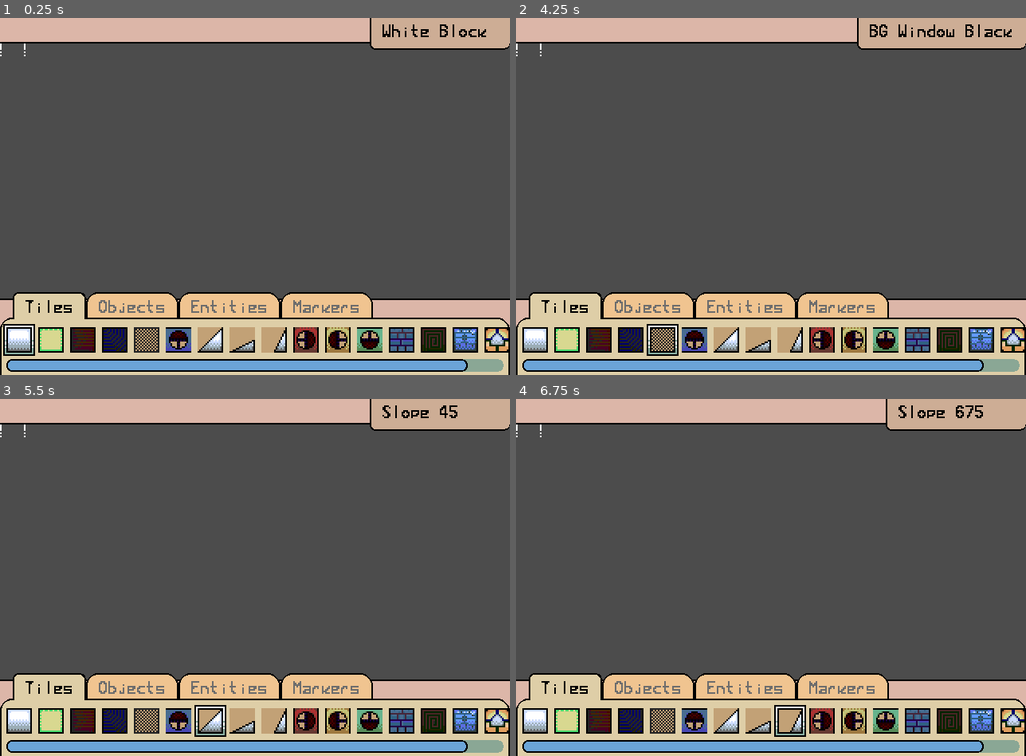
Above: before the commit, frames 1-4 (two rows, left to right).
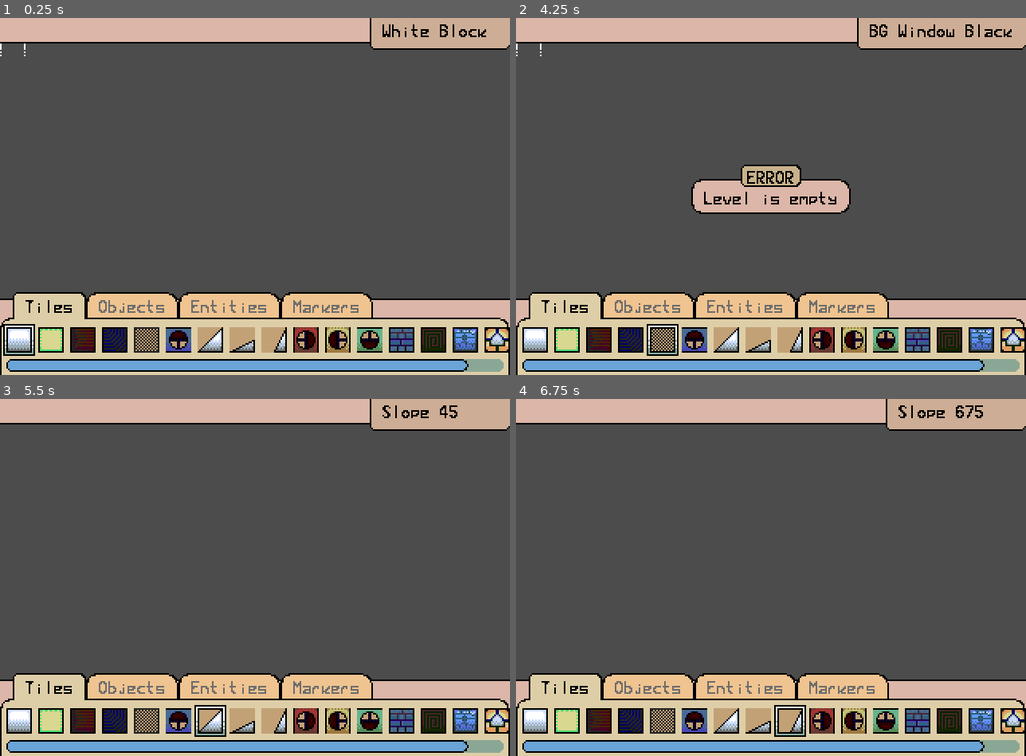
Above: after the commit, the same moments.

Repository: loopies2600/BBT
Game: Godot game, scene res://Data/Scenes/EditorScene.tscn
Same seed, same stepped clock (60 frames per second), same inputs: the game is played once before the commit and once after it.
Inputs (mouse positions are in pixels of both pictures, inside the frame that each line leads up to):
- Up to frame 1 (0.25 s): no input
- Up to frame 2 (4.25 s): tap Enter at 0.5, 2, 3.5 s; move the mouse to (536, 339) at 0.52 s; press the mouse at (536, 339) at 0.53 s; hold Right (right) 0.53-1.28 s; tap Z (jump) at 0.77, 1.52, 3.02, 3.77 s; right-click (536, 339) at 0.8 s; tap Space at 1.25, 2.75 s; move the mouse to (567, 339) at 1.27 s; release the mouse at (567, 339) at 1.28 s; hold Left (left) 1.28-2.03 s; right-click (567, 339) at 1.35 s; click (567, 339) at 1.55 s; move the mouse to (597, 339) at 2.02 s; hold Right mouse button (mouse_secondary) 2.03-2.78 s; hold Right (right) 2.03-3.53 s; tap X (attack) at 2.1 s; click (597, 339) at 2.17 s; move the mouse to (628, 339) at 2.77 s; tap Down (look_down) at 2.85 s; click (628, 339) at 3.05 s; move the mouse to (663, 339) at 3.52 s; hold Left (left) from 3.53 s (still down); hold Up (look_up) from 3.53 s (still down); click (663, 339) at 3.67 s; right-click (663, 339) at 3.8 s; tap F5 (switch_state, bound only after the commit) at 4.15 s
- Up to frame 3 (5.5 s): keep holding Left (left); move the mouse to (178, 720) at 4.27 s; release Up (look_up) at 4.28 s; click (178, 720) at 4.35 s; tap Z (jump) at 4.52 s; tap Space at 5 s; move the mouse to (209, 720) at 5.02 s; hold Right mouse button (mouse_secondary) from 5.03 s (still down); click (209, 720) at 5.17 s
- Up to frame 4 (6.75 s): move the mouse to (760, 720) at 5.77 s; release Left (left) at 5.78 s; release Right mouse button (mouse_secondary) at 5.78 s; hold Right (right) from 5.78 s (still down); tap Middle mouse button (mouse_tertiary) at 5.85 s; tap Z (jump) at 6.02 s; click (760, 720) at 6.05 s; move the mouse to (791, 720) at 6.52 s; press the mouse at (791, 720) at 6.53 s

The runs differ from the first frame. In frame 1, less than 0.1% of the frame differs, in the area x 0-100%, y 7-100%; in frame 2, 3.5%; in frame 3, less than 0.1%; in frame 4, less than 0.1%.

Commit message:
EDITOR 0.1

Diff:
--- /dev/null
+++ b/Data/Editor/Cursor.gd
@@ -0,0 +1,62 @@
+extends Sprite
+
+var canPlace := true
+
+var _undoCache := []
+var _redoCache := []
+
+var target
+
+func _process(_delta):
+	if target: texture = target.texture
+
+	if canPlace:
+		global_position = ((get_global_mouse_position() - Vector2(8, 8)) / 16).round() * 16
+
+		var cellPos := (global_position / 16).round()
+		var cacheData := Vector3(cellPos.x, cellPos.y, target.tileID)
+
+		if Input.is_action_just_pressed("mouse_main"):
+			if target.isTile:
+				if get_parent().get_node("LevelLayout").get_cellv(cellPos) != target.tileID:
+					_undoCache.append(cacheData)
+					get_parent().get_node("LevelLayout").set_cellv(cellPos, target.tileID)
+			else:
+				var instance = target.itemScene.instance()
+
+				if target.singleInstance:
+					var exists = get_parent().get_node("LevelLayout").get_node(instance.name)
+					if exists: exists.queue_free()
+					yield(get_tree(), "idle_frame")
+
+				instance.add_to_group("Instances")
+
+				get_parent().get_node("LevelLayout").add_child(instance)
+				instance.owner = get_parent().get_node("LevelLayout")
+
+				instance.global_position = cellPos * 16
+
+		if Input.is_action_just_pressed("mouse_secondary"):
+			if target.isTile:
+				if get_parent().get_node("LevelLayout").get_cellv(cellPos) != -1:
+					_redoCache.append(Vector3(cacheData.x, cacheData.y, get_parent().get_node("LevelLayout").get_cellv(cellPos)))
+					get_parent().get_node("LevelLayout").set_cellv(cellPos, -1)
+			else:
+				for c in get_tree().get_nodes_in_group("Instances"):
+					if (c.global_position / 16).round() == cellPos:
+						c.queue_free()
+
+func _input(event):
+	if event.is_action_pressed("undo"):
+		if _undoCache:
+			var data = _undoCache.pop_back()
+			_redoCache.append(data)
+
+			get_parent().get_node("LevelLayout").set_cell(data.x, data.y, -1)
+
+	if event.is_action_pressed("redo"):
+		if _redoCache:
+			var data = _redoCache.pop_back()
+			_undoCache.append(data)
+
+			get_parent().get_node("LevelLayout").set_cell(data.x, data.y, data.z)
--- a/Data/Editor/EditorItem.gd
+++ b/Data/Editor/EditorItem.gd
@@ -3,14 +3,14 @@
 export (bool) var isTile = true
 export (String) var itemName
 export (PackedScene) var itemScene
+export (bool) var singleInstance = false
 
 onready var border := $Border
-onready var editor = get_parent().get_parent().get_parent().get_parent().get_parent().get_parent().get_parent().get_parent()
+onready var editor = get_tree().get_nodes_in_group("Editor")[0]
 
 var cursor : Sprite
 
 var tileID := 0
-
 var selected := false
 
 func _ready():
@@ -18,7 +18,7 @@
 
 	var _unused = connect("gui_input", self, "_itemClick")
 
-	if selected: cursor.texture = texture
+	if selected: cursor.target = self
 
 func _process(_delta):
 	border.visible = selected
@@ -26,16 +26,12 @@
 func _itemClick(event):
 	if event is InputEvent:
 		if event.is_action_pressed("mouse_main"):
-			for i in editor.tilesTab.get_children():
-				i.selected = false
+			var containers = get_parent().get_parent().get_parent().get_parent().get_parent().containers
+
+			for c in containers:
+				for i in c.get_children():
+					i.selected = false
 
 			selected = true
-			cursor.isTile = isTile
 
-			if isTile:
-				cursor.tileID = tileID
-			else:
-				cursor.itemName = itemName
-				cursor.itemScene = itemScene
-
-			cursor.texture = texture
+			cursor.target = self
--- a/Data/Editor/EditorObjects.tscn
+++ b/Data/Editor/EditorObjects.tscn
@@ -1,10 +1,11 @@
-[gd_scene load_steps=9 format=2]
+[gd_scene load_steps=10 format=2]
 
 [ext_resource path="res://Data/UI/EditorTheme.tres" type="Theme" id=1]
 [ext_resource path="res://Data/Editor/AntiCursor.gd" type="Script" id=2]
 [ext_resource path="res://Sprites/Player/BB.png" type="Texture" id=3]
 [ext_resource path="res://Data/Editor/EditorItem.tscn" type="PackedScene" id=4]
 [ext_resource path="res://Data/Editor/TabContainer.gd" type="Script" id=5]
+[ext_resource path="res://Data/Object/SpawnPoint.tscn" type="PackedScene" id=6]
 
 [sub_resource type="StyleBoxFlat" id=2]
 content_margin_left = 0.0
@@ -70,7 +71,6 @@
 }
 
 [node name="Tiles" type="Tabs" parent="TabContainer"]
-visible = false
 anchor_right = 1.0
 anchor_bottom = 1.0
 margin_left = 4.0
@@ -146,6 +146,7 @@
 script = ExtResource( 2 )
 
 [node name="Markers" type="Tabs" parent="TabContainer"]
+visible = false
 anchor_right = 1.0
 anchor_bottom = 1.0
 margin_left = 4.0
@@ -177,3 +178,5 @@
 texture = SubResource( 3 )
 isTile = false
 itemName = "Bennett Spawn"
+itemScene = ExtResource( 6 )
+singleInstance = true
--- /dev/null
+++ b/Data/Editor/Message.gd
@@ -0,0 +1,16 @@
+extends Control
+
+onready var desc = $CenterContainer/Description
+
+func _ready():
+	get_tree().get_nodes_in_group("Cursor")[0].canPlace = false
+
+func _input(event):
+	if event.is_pressed():
+		hide()
+
+		yield(get_tree(), "idle_frame")
+		yield(get_tree(), "idle_frame")
+
+		get_tree().get_nodes_in_group("Cursor")[0].canPlace = true
+		queue_free()
--- /dev/null
+++ b/Data/Editor/Message.tscn
@@ -0,0 +1,87 @@
+[gd_scene load_steps=5 format=2]
+
+[ext_resource path="res://Sprites/Font/Editor.tres" type="BitmapFont" id=1]
+[ext_resource path="res://Data/Editor/Message.gd" type="Script" id=2]
+
+[sub_resource type="StyleBoxFlat" id=1]
+content_margin_left = 8.0
+content_margin_right = 8.0
+content_margin_top = 8.0
+content_margin_bottom = 8.0
+bg_color = Color( 0.862745, 0.713726, 0.658824, 1 )
+border_width_left = 1
+border_width_top = 1
+border_width_right = 1
+border_width_bottom = 1
+border_color = Color( 0, 0, 0, 1 )
+corner_radius_top_left = 8
+corner_radius_top_right = 8
+corner_radius_bottom_right = 8
+corner_radius_bottom_left = 8
+anti_aliasing = false
+anti_aliasing_size = 0.01
+
+[sub_resource type="StyleBoxFlat" id=2]
+content_margin_left = 4.0
+content_margin_right = 4.0
+content_margin_top = 4.0
+content_margin_bottom = 4.0
+bg_color = Color( 0.784314, 0.698039, 0.545098, 1 )
+border_width_left = 1
+border_width_top = 1
+border_width_right = 1
+border_width_bottom = 1
+border_color = Color( 0, 0, 0, 1 )
+corner_radius_top_left = 4
+corner_radius_top_right = 4
+corner_radius_bottom_right = 4
+corner_radius_bottom_left = 4
+anti_aliasing = false
+anti_aliasing_size = 0.01
+
+[node name="Message" type="Control"]
+anchor_right = 1.0
+anchor_bottom = 1.0
+rect_pivot_offset = Vector2( -192, -87 )
+script = ExtResource( 2 )
+__meta__ = {
+"_edit_use_anchors_": false
+}
+
+[node name="CenterContainer" type="CenterContainer" parent="."]
+anchor_right = 1.0
+anchor_bottom = 1.0
+__meta__ = {
+"_edit_use_anchors_": false
+}
+
+[node name="Description" type="Label" parent="CenterContainer"]
+margin_left = 137.0
+margin_top = 101.0
+margin_right = 183.0
+margin_bottom = 123.0
+rect_pivot_offset = Vector2( 50, 16 )
+custom_colors/font_color = Color( 0, 0, 0, 1 )
+custom_fonts/font = ExtResource( 1 )
+custom_styles/normal = SubResource( 1 )
+text = "ERROR"
+align = 1
+valign = 1
+__meta__ = {
+"_edit_use_anchors_": false
+}
+
+[node name="ERROR" type="Label" parent="."]
+margin_left = 141.0
+margin_top = 92.0
+margin_right = 38.0
+margin_bottom = 14.0
+custom_colors/font_color = Color( 0, 0, 0, 1 )
+custom_fonts/font = ExtResource( 1 )
+custom_styles/normal = SubResource( 2 )
+text = "ERROR"
+align = 1
+valign = 1
+__meta__ = {
+"_edit_use_anchors_": false
+}
--- a/Data/Editor/SelectedObject.gd
+++ /dev/null
@@ -1,48 +0,0 @@
-extends Sprite
-
-export (PackedScene) var itemScene
-
-onready var level := get_parent().get_node("LevelLayout")
-
-var isTile := true
-var tileID := 0
-var itemName := ""
-
-var canPlace := true
-
-var _undoCache := []
-var _redoCache := []
-
-func _process(_delta):
-	if canPlace:
-		global_position = ((get_global_mouse_position() - Vector2(8, 8)) / 16).round() * 16
-
-		var cellPos := (global_position / 16).round()
-		var cacheData := Vector3(cellPos.x, cellPos.y, tileID)
-
-		if Input.is_action_pressed("mouse_main"):
-			if isTile:
-				if level.get_cellv(cellPos) != tileID:
-					_undoCache.append(cacheData)
-					level.set_cellv(cellPos, tileID)
-
-		if Input.is_action_pressed("mouse_secondary"):
-			if isTile:
-				if level.get_cellv(cellPos) != -1:
-					_redoCache.append(Vector3(cacheData.x, cacheData.y, level.get_cellv(cellPos)))
-					level.set_cellv(cellPos, -1)
-
-func _input(event):
-	if event.is_action_pressed("undo"):
-		if _undoCache:
-			var data = _undoCache.pop_back()
-			_redoCache.append(data)
-
-			level.set_cell(data.x, data.y, -1)
-
-	if event.is_action_pressed("redo"):
-		if _redoCache:
-			var data = _redoCache.pop_back()
-			_undoCache.append(data)
-
-			level.set_cell(data.x, data.y, data.z)
--- a/Data/Level/Level.gd
+++ b/Data/Level/Level.gd
@@ -7,14 +7,12 @@
 
 export (Vector2) var camBoundaries = Vector2(320, 224)
 export (Vector2) var shadowOffset = Vector2.ZERO
-
+export (bool) var firstRun = true
 export (float) var copySpeed := 0.05
 export (int) var copyPerIteration := 20
 
 var _layoutPosCopy := []
 var _tileIDCopy := []
-
-var firstRun := true
 
 func _ready():
 	_flipOneWayCollisionShapes()
--- a/Data/Object/SpawnPoint.gd
+++ b/Data/Object/SpawnPoint.gd
@@ -7,7 +7,7 @@
 var _time := 0.0
 
 func _process(delta):
-	if !Engine.editor_hint: return
+	if !Global.editing: return
 
 	_time += delta
 
@@ -16,5 +16,5 @@
 	update()
 
 func _draw():
-	if Engine.editor_hint:
-		draw_texture(SPICON, -SPICON.get_size() / 2 + Vector2(0, y))
+	if Global.editing:
+		draw_texture(SPICON, Vector2(-16, y))
--- a/Data/Scenes/EditorScene.gd
+++ b/Data/Scenes/EditorScene.gd
@@ -4,17 +4,23 @@
 
 onready var cursor := $SelectedObject
 onready var level := $LevelLayout
-onready var tilesTab := $GUILayer/EditorObjects/TabContainer/Tiles/ScrollContainer/VBoxContainer/HBoxContainer
-onready var itemLabel := $GUILayer/MenuBar/ItemLabel
+onready var tilesTab := $GUILayer/GUIViewport/EditorObjects/TabContainer/Tiles/ScrollContainer/VBoxContainer/HBoxContainer
+onready var itemLabel := $GUILayer/GUIViewport/MenuBar/ItemLabel
+onready var viewport := $GUILayer/GUIViewport
 
 func _ready():
+	OS.set_window_title("Bennett Boy's Workshop")
+
+	Global.editing = true
+
 	_spawnTileItems()
 
 func _process(_delta):
-	if cursor.isTile:
-		itemLabel.text = level.tile_set.tile_get_name(cursor.tileID)
-	else:
-		itemLabel.text = cursor.itemName
+	if level:
+		if cursor.target.isTile:
+			itemLabel.text = level.tile_set.tile_get_name(cursor.target.tileID)
+		else:
+			itemLabel.text = cursor.target.itemName
 
 func _spawnTileItems():
 	for tile in level.tile_set.get_tiles_ids():
@@ -29,6 +35,41 @@
 
 		tilesTab.add_child(newItem)
 
+func _input(event):
+	viewport.input(event)
+
+	if event.is_action_pressed("switch_state"):
+		_playTest()
+
+func _playTest():
+	var hasSpawnPoint := false
+	var hasTiles = level.get_used_cells().size() != 0
+
+	for c in level.get_children():
+		if c.name == "SpawnPoint":
+			hasSpawnPoint = true
+
+	if !hasTiles:
+		_message("Level is empty")
+		return
+
+	if !hasSpawnPoint:
+		_message("No player spawn point")
+		return
+
+	var mapPack = PackedScene.new()
+	var err = mapPack.pack(level)
+
+	if err == OK:
+		Global.playLevel(mapPack)
+
+func _message(text := "ERROR"):
+	if viewport.get_node("Message"): return
+
+	var newMsg = load("res://Data/Editor/Message.tscn").instance()
+	viewport.add_child(newMsg)
+	newMsg.desc.text = text
+
 func _tileTexGen(tex : Texture, region : Rect2):
 	var atlasTex := AtlasTexture.new()
 	var bgTex = TexTool.manipulate(tex, "replaceAlpha", Color.burlywood.darkened(0.125))
--- a/Data/Scenes/EditorScene.tscn
+++ b/Data/Scenes/EditorScene.tscn
@@ -1,6 +1,6 @@
-[gd_scene load_steps=10 format=2]
+[gd_scene load_steps=12 format=2]
 
-[ext_resource path="res://Data/Editor/SelectedObject.gd" type="Script" id=1]
+[ext_resource path="res://Data/Editor/Cursor.gd" type="Script" id=1]
 [ext_resource path="res://Sprites/Editor/SelectedTile.png" type="Texture" id=2]
 [ext_resource path="res://Data/Tilesets/AreaZero.tres" type="TileSet" id=3]
 [ext_resource path="res://Data/Shader/General.shader" type="Shader" id=4]
@@ -8,6 +8,7 @@
 [ext_resource path="res://Data/Scenes/EditorScene.gd" type="Script" id=6]
 [ext_resource path="res://Data/Editor/MenuBar.tscn" type="PackedScene" id=7]
 [ext_resource path="res://Data/Editor/Camera.gd" type="Script" id=8]
+[ext_resource path="res://Data/Level/Level.gd" type="Script" id=9]
 
 [sub_resource type="ShaderMaterial" id=1]
 shader = ExtResource( 4 )
@@ -21,13 +22,18 @@
 shader_param/precision = 0.1
 shader_param/opacity = 0.5
 
-[node name="EditorScene" type="Node2D"]
+[sub_resource type="ViewportTexture" id=2]
+viewport_path = NodePath("GUILayer/GUIViewport")
+
+[node name="EditorScene" type="Node2D" groups=["Editor"]]
 script = ExtResource( 6 )
 
 [node name="LevelLayout" type="TileMap" parent="."]
 tile_set = ExtResource( 3 )
 cell_size = Vector2( 16, 16 )
 format = 1
+script = ExtResource( 9 )
+firstRun = false
 
 [node name="SelectedObject" type="Sprite" parent="." groups=["Cursor"]]
 material = SubResource( 1 )
@@ -42,12 +48,22 @@
 [node name="GUILayer" type="CanvasLayer" parent="."]
 layer = 8
 
-[node name="EditorObjects" parent="GUILayer" instance=ExtResource( 5 )]
+[node name="GUIRenderer" type="Sprite" parent="GUILayer"]
+texture = SubResource( 2 )
+centered = false
+
+[node name="GUIViewport" type="Viewport" parent="GUILayer"]
+size = Vector2( 320, 224 )
+transparent_bg = true
+handle_input_locally = false
+render_target_v_flip = true
+
+[node name="EditorObjects" parent="GUILayer/GUIViewport" instance=ExtResource( 5 )]
 anchor_bottom = 0.0
 margin_top = 172.0
 margin_bottom = 224.0
 
-[node name="MenuBar" parent="GUILayer" instance=ExtResource( 7 )]
+[node name="MenuBar" parent="GUILayer/GUIViewport" instance=ExtResource( 7 )]
 margin_bottom = -208.0
 
 [node name="Camera" type="Camera2D" parent="."]
--- a/Data/Scenes/PlayScene.gd
+++ b/Data/Scenes/PlayScene.gd
@@ -1,17 +1,23 @@
 extends Node2D
-
-export (PackedScene) var level = preload("res://Data/Level/AreaZero/Zero.tscn")
 
 onready var aLabel := $HUD/Attempts
 
-onready var _lvlInstance = level.instance()
+var level
+var _lvlInstance
 
 var player : Player
 var attempt := 1
 
-func _ready():
+func setup():
+	OS.set_window_title("Bennett Boy's Trouble")
+
+	Global.editing = false
+
+	_lvlInstance = level.instance()
+
+	_lvlInstance.firstRun = true
 	add_child(_lvlInstance)
-	$SelectedObject.level = _lvlInstance
+
 	_spawnPlayer()
 
 func _spawnPlayer():
@@ -39,6 +45,16 @@
 	_lvlInstance = level.instance()
 	_lvlInstance.firstRun = false
 	call_deferred("add_child", _lvlInstance)
-	$SelectedObject.level = _lvlInstance
 
 	_spawnPlayer()
+
+func _input(event):
+	if event.is_action_pressed("switch_state"):
+		_edit()
+
+func _edit():
+	var mapPack = PackedScene.new()
+	var err = mapPack.pack(_lvlInstance)
+
+	if err == OK:
+		Global.edit(mapPack)
--- a/Data/Scenes/PlayScene.tscn
+++ b/Data/Scenes/PlayScene.tscn
@@ -1,23 +1,8 @@
-[gd_scene load_steps=8 format=2]
+[gd_scene load_steps=4 format=2]
 
 [ext_resource path="res://Data/Backgrounds/TestBG.tscn" type="PackedScene" id=1]
 [ext_resource path="res://Data/Scenes/PlayScene.gd" type="Script" id=2]
 [ext_resource path="res://Data/UI/HUD.tscn" type="PackedScene" id=3]
-[ext_resource path="res://Data/Editor/SelectedObject.gd" type="Script" id=4]
-[ext_resource path="res://Sprites/Editor/SelectedTile.png" type="Texture" id=5]
-[ext_resource path="res://Data/Shader/General.shader" type="Shader" id=6]
-
-[sub_resource type="ShaderMaterial" id=1]
-shader = ExtResource( 6 )
-shader_param/toScreen = false
-shader_param/canGlow = false
-shader_param/invertColors = false
-shader_param/glowing_color = Color( 1, 1, 1, 1 )
-shader_param/secondary_glowing_color = Color( 1, 1, 1, 1 )
-shader_param/brightness = 1.0
-shader_param/glowing_intensity = 1.0
-shader_param/precision = 0.1
-shader_param/opacity = 0.5
 
 [node name="PlayScene" type="Node2D"]
 script = ExtResource( 2 )
@@ -25,14 +10,3 @@
 [node name="HUD" parent="." instance=ExtResource( 3 )]
 
 [node name="TestBG" parent="." instance=ExtResource( 1 )]
-
-[node name="SelectedObject" type="Sprite" parent="."]
-material = SubResource( 1 )
-centered = false
-region_enabled = true
-script = ExtResource( 4 )
-
-[node name="TileBoundaries" type="Sprite" parent="SelectedObject"]
-texture = ExtResource( 5 )
-centered = false
-offset = Vector2( -16, -16 )
--- a/Data/Util/Global.gd
+++ b/Data/Util/Global.gd
@@ -1,4 +1,6 @@
 extends Node
+
+var editing := false
 
 func plop(pos := Vector2(), rotations := [0, 45, 90, 135, 180, 225, 270, 315]):
 	for i in range(rotations.size()):
@@ -8,3 +10,25 @@
 		dust.global_position = pos
 		dust.gravity = 4
 		dust.velocity = Vector2(0, -75).rotated(deg2rad(rotations[i]))
+
+func playLevel(level : PackedScene):
+	get_tree().change_scene("res://Data/Scenes/PlayScene.tscn")
+	yield(get_tree(), "idle_frame")
+
+	get_tree().get_current_scene().level = level
+	get_tree().get_current_scene().setup()
+
+func edit(level : PackedScene):
+	get_tree().change_scene("res://Data/Scenes/EditorScene.tscn")
+	yield(get_tree(), "idle_frame")
+
+	var newLvl = level.instance()
+	newLvl.firstRun = false
+
+	get_tree().get_current_scene().get_node("LevelLayout").queue_free()
+	yield(get_tree(), "idle_frame")
+	get_tree().get_current_scene().add_child(newLvl)
+	get_tree().get_current_scene().level = newLvl
+
+	for c in newLvl.get_children():
+		c.add_to_group("Instances")
--- a/project.godot
+++ b/project.godot
@@ -146,6 +146,11 @@
 "events": [ Object(InputEventMouseButton,"resource_local_to_scene":false,"resource_name":"","device":0,"alt":false,"shi …(212 unchanged characters)…
  ]
 }
+switch_state={
+"deadzone": 0.5,
+"events": [ Object(InputEventKey,"resource_local_to_scene":false,"resource_name":"","device":0,"alt":false,"shift":false,"control":false,"meta":false,"command":false,"pressed":false,"scancode":0,"physical_scancode":16777248,"unicode":0,"echo":false,"script":null)
+ ]
+}
 
 [layer_names]
 
